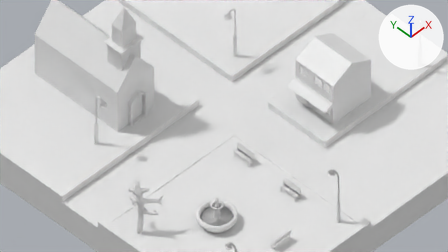
Renders of the Blender file diorama/diorama.blend from each side of a commit.
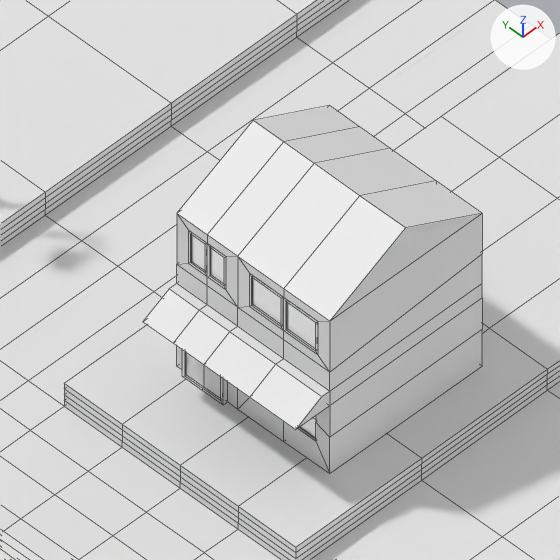
The first picture shows the older version from the file's camera 'Camera'. The close-ups show both versions on the part from 56% to 87% of the width and 3% to 58% of the height of that picture; other places that the commit changed are outside them. Lighting does not change. The marker at upper right points along +X, +Y and +Z. The close-ups show mesh edges as thin lines.

The first close-up shows 'Epicerie', 'Plane', 'SignalX'.
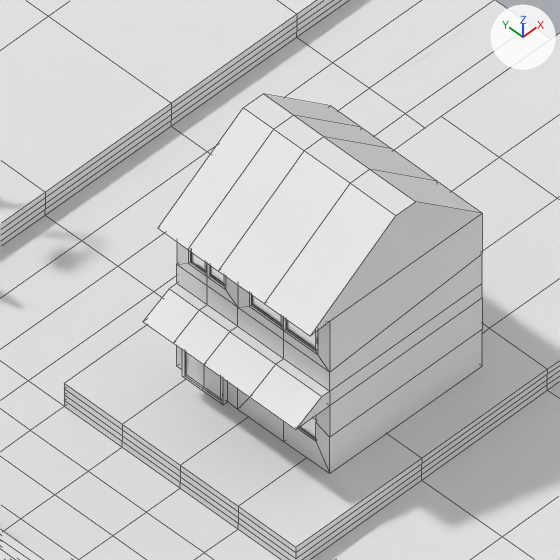
Location of each change, (x1, y1, x2, y2) in pixels of the close-ups (560 x 560 px; the box of a moved part takes in the faces that stretch with it):
'Epicerie', reshaped: before (143, 105, 482, 474); after (143, 94, 482, 474)
part 1 of me_cube_001, moved or reshaped: before (177, 105, 482, 322); after (158, 94, 482, 336)

The change in detail:
me_cube_001 is used by ob_epicerie; location (0.0, 0.0, 0.0).
me_cube_001 had 179 vertices, 174 faces and spanned x 2.34..5.8, y -4.41..-1.58, z 0.0..3.55.
me_cube_001 now has 182 vertices, 174 faces and spans x 2.34..5.82, y -4.41..-1.58, z 0.0..3.91.
Part 1, on me_cube_001:
5 vertices are removed from x 2.97..4.38, y -4.41..-1.58, z 2.82..3.55.
14 faces are deleted.
5 vertices in x 4.38, y -4.41..-1.58, z 3.55 move by (0.19, 0.0, 0.36).
4 vertices in x 5.8, y -3.56..-1.58, z 2.82 move by (0.02, 0.0, -0.01).
2 vertices move from x 4.38, y -3.56..-2.14, z 3.55 to x 4.2, y -3.56..-2.14, z 3.91.
8 vertices are added at x 2.61..4.2, y -4.41..-1.58, z 2.81..3.91.
14 new faces join them, mat_opaque (its picture is missing).
